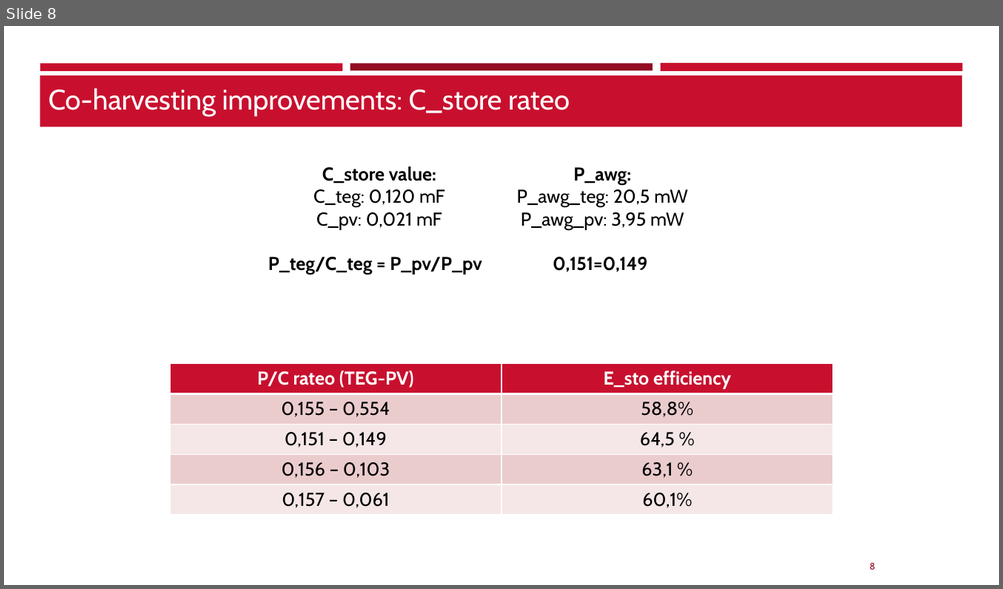
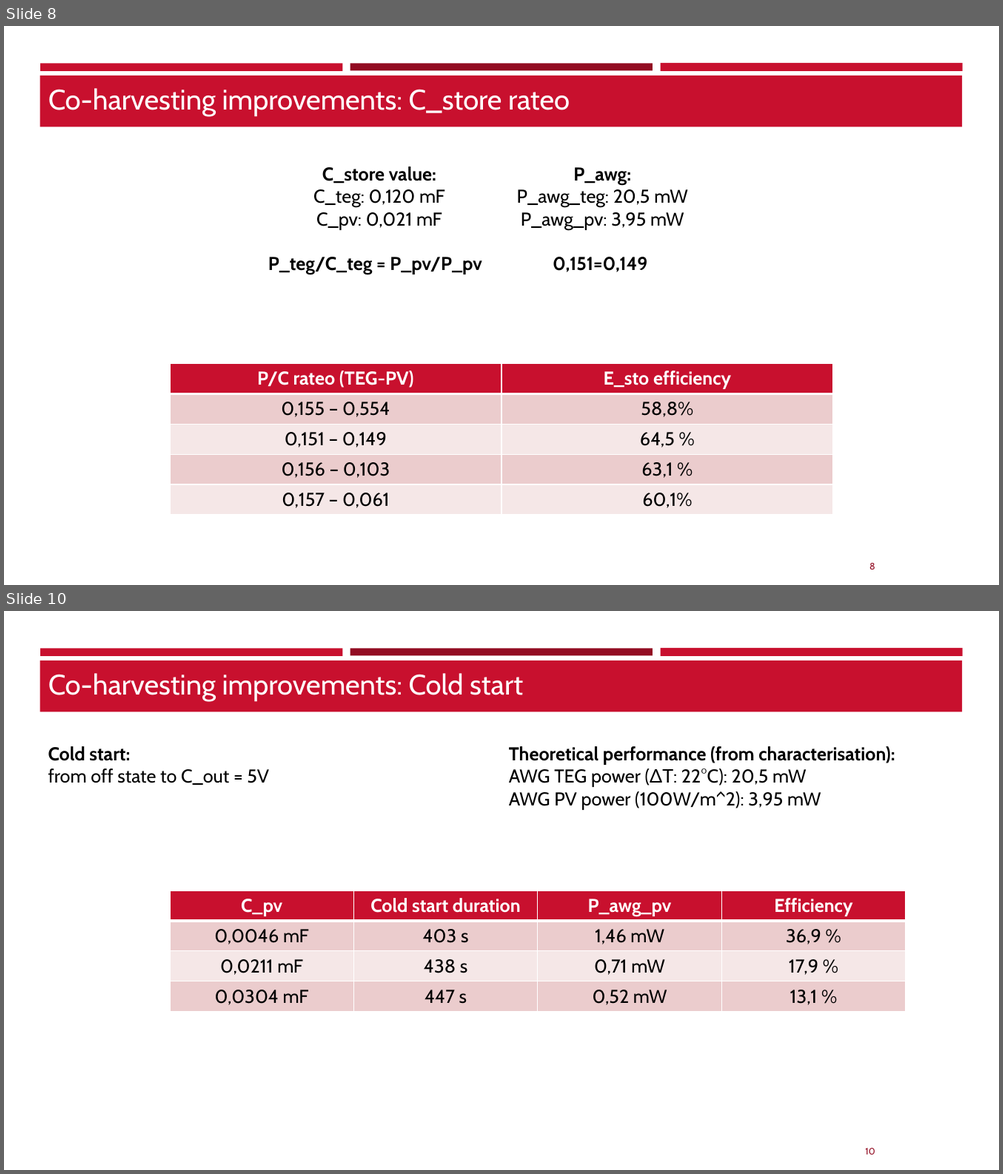
Before and after one commit to TheBepps/RideSyncEmbedded, a slide deck: Presentation/Final_results.pptx. Shown one above the other, each under a label of ours: slide 8 before the commit, slides 8 and 10 after it; the slides between them are not shown. The pictures are 1003x589 and 1003x1174 pixels, drawn with LibreOffice and Linux fonts; fonts in the diff are those of the drawing; background and template pictures are left out. Boxes give left, top, right and bottom in pixels: in the first picture for what was removed or moved away, otherwise in the second. Text is boxed around its words. In the diff, an @@ line names an element or a change of style, - is before the commit and + after.

```diff
--- a/Presentation/Final_results.pptx
+++ b/Presentation/Final_results.pptx
@@ slide 10 added at [4,611,999,1170], background #FFFFFF; not listed: 5 template elements that a slide beside it also shows @@
@@ text added at [48,673,523,701], 27.3 pt, text #FFFFFF @@
+Co-harvesting improvements: Cold start
@@ text added at [48,746,269,785], 18 pt, text #000000 @@
+Cold start:
+from off state to C_out = 5V
@@ text added at [509,746,894,810], 18 pt, text #000000 @@
+Theoretical performance (from characterisation):
+AWG TEG power (ΔT: 22°C): 20,5 mW
+AWG PV power (100W/m^2): 3,95 mW
@@ table added at [170,891,904,1011], 4 rows, 4 columns @@
+C_pv | Cold start duration | P_awg_pv | Efficiency
+0,0046 mF | 403 s | 1,46 mW | 36,9 %
+0,0211 mF | 438 s | 0,71 mW | 17,9 %
+0,0304 mF | 447 s | 0,52 mW | 13,1 %
```
Also in this commit, not shown: 2 slides changed, 1 other slide added, 14 slides removed, 7 other files.
